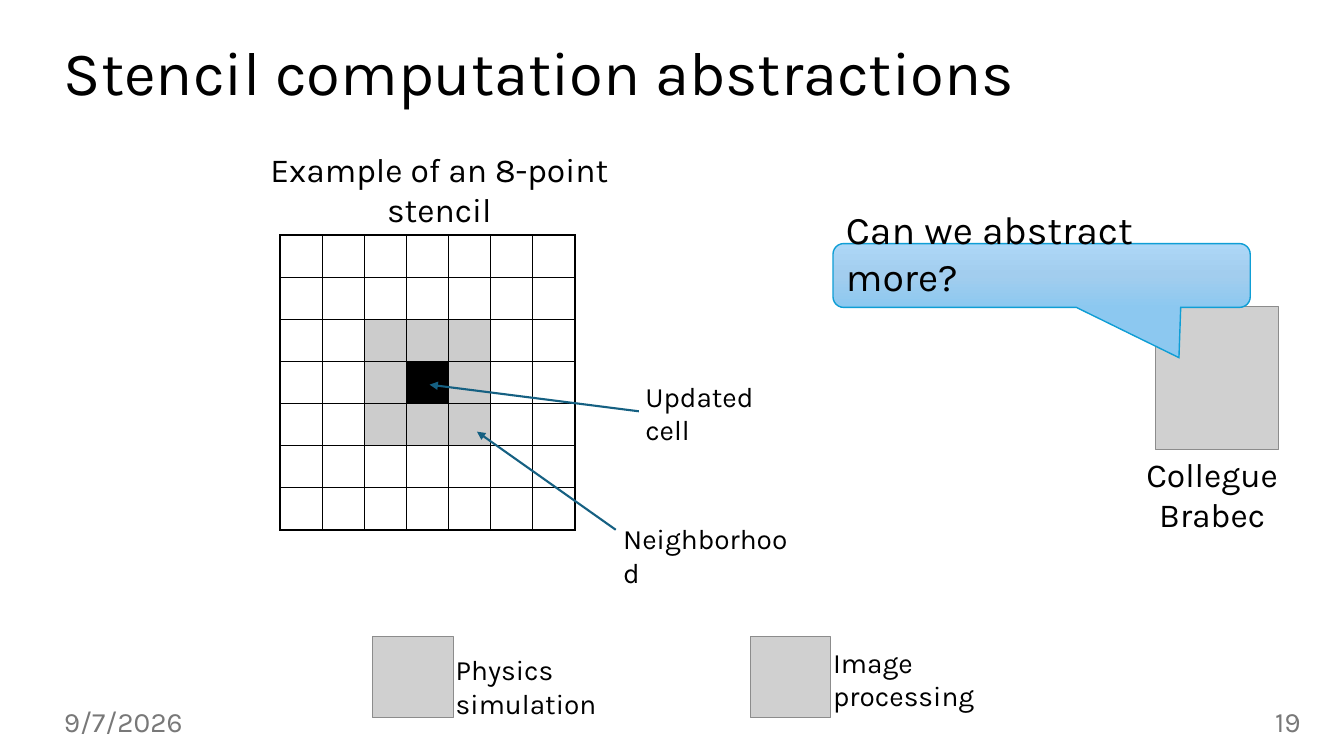
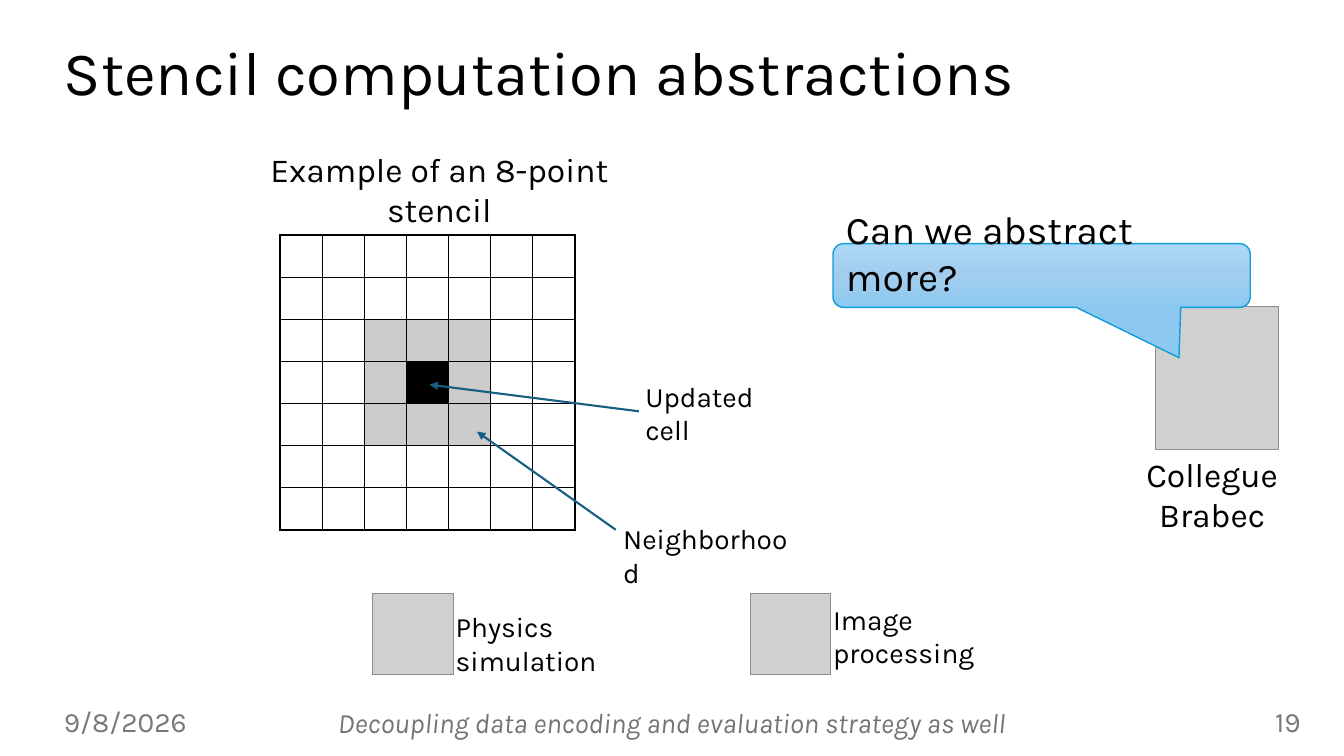
Before and after one commit to jiriklepl/phd-thesis, a slide deck: slide 19 of defense/Optimizing Memory Layouts and Traversal Orders in High-Performance Computing.pptx. Drawn at 1344x756 pixels with LibreOffice and Linux fonts; fonts in the diff are those of the drawing; grey boxes stand for pictures; background and template pictures are left out. Boxes give left, top, right and bottom in pixels: in the first picture for what was removed or moved away, otherwise in the second. Text is boxed around its words. In the diff, an @@ line names an element or a change of style, - is before the commit and + after.

```diff
--- a/defense/Optimizing Memory Layouts and Traversal Orders in High-Performance Computing.pptx
+++ b/defense/Optimizing Memory Layouts and Traversal Orders in High-Performance Computing.pptx
@@ 2 texts, 2 pictures: place and size @@
-2 texts, 2 pictures at [372, 637, 974, 718]
+2 texts, 2 pictures at [372, 594, 974, 675]
@@ text at [64, 711, 187, 734]: text changed @@
-9/7/2026
+9/8/2026
@@ text added at [338, 714, 1005, 740], 20 pt, text #747474, italic @@
+Decoupling data encoding and evaluation strategy as well
```
Also in this commit, not shown: 44 other slides changed, 7 slides added, 1 slide removed, 2 other files.
